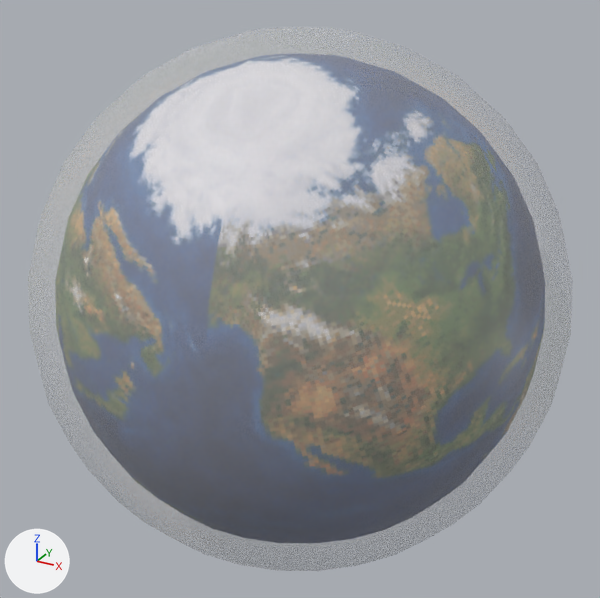
Two versions of the glTF model intros/1/project_assets/world.glb, one commit apart.
One viewpoint serves both versions: a 50 mm lens placed at (1.56, -2.84, 1.42), pointed at (0.0, 0.0, 0.0). Arrows for +X, +Y and +Z are at lower left; the lights stay in place. The first picture is the older version.
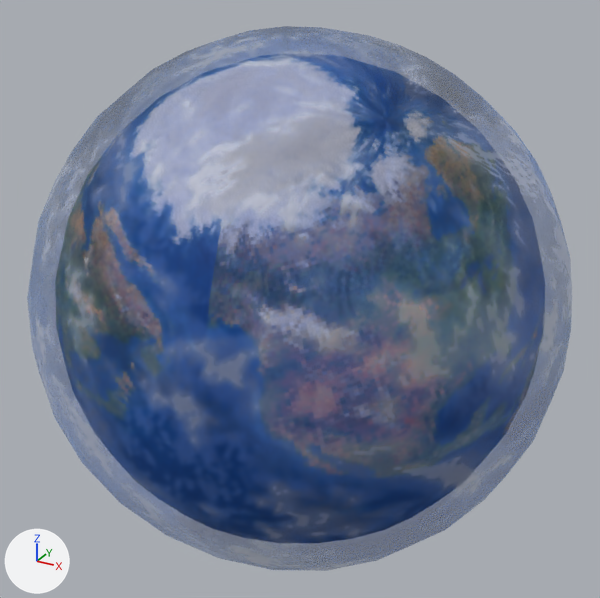
Changed parts and their boxes (x1, y1, x2, y2) in the pictures (600 x 598 px):
'Sphere.001', surface changed, turned (not visible afterwards)
    before: (28, 27, 573, 571)

The change, as a list of edits to the scene's bpy script:
```text
Add img_skies:
    img_skies = load_image('skies', '_unpacked/skies', 320, 160, 'sRGB')
Change mat_material:
    where n0 = _N.new('ShaderNodeBsdfPrincipled'); n0.name = 'Principled BSDF'
    add n0.inputs[1].default_value = 1.0  # 'Metallic'
    remove n0.inputs[4].default_value = 0.25  # 'Alpha'
    add n2 = _N.new('ShaderNodeMath'); n2.name = 'Math'
    add n2.operation = 'MULTIPLY'
    add n2.inputs[1].default_value = 0.4  # 'Value'
    add n3 = _N.new('ShaderNodeTexImage'); n3.name = 'Image Texture'
    add n3.image = img_skies
    add _L.new(n2.outputs[0], n0.inputs[4])  # 'Value' to 'Alpha'
    add _L.new(n3.outputs[0], n0.inputs[0])  # 'Color' to 'Base Color'
    add _L.new(n3.outputs[1], n2.inputs[0])  # 'Alpha' to 'Value'
Change ob_sphere_001:
    ob_sphere_001.rotation_euler: (0.0, 0.0, 0.0) -> (-3.142, 0.645, -0.645)  # degrees (0, 0, 0) -> degrees (-180, 37, -37)
```
